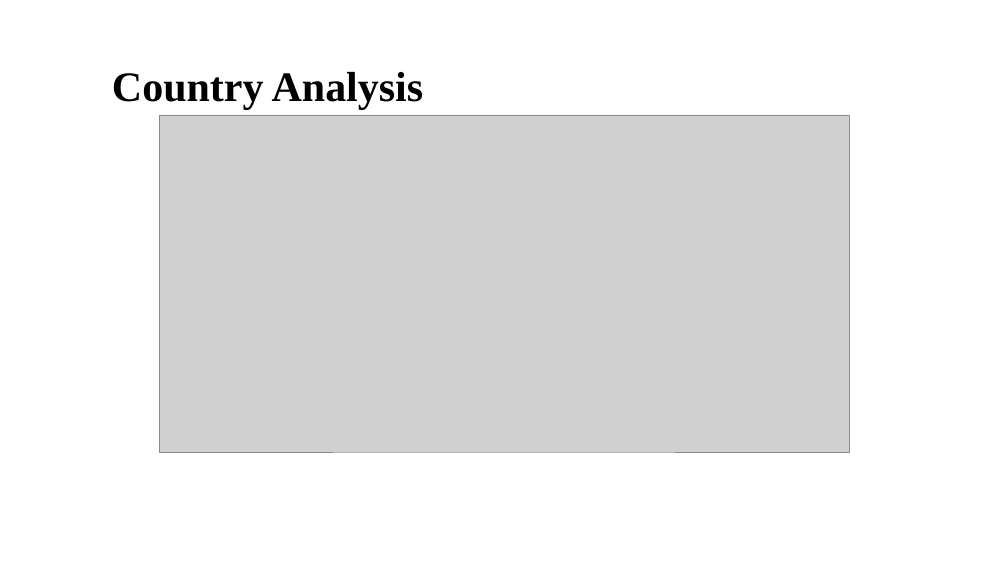
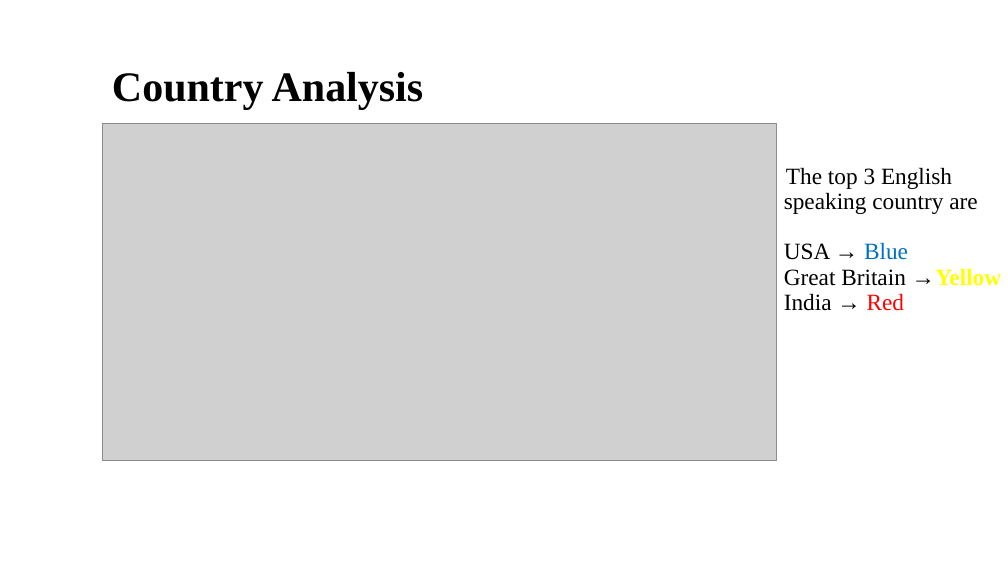
Before and after one commit to Bhumit-t/InvestmentCaseStuday, a slide deck: slide 8 of Spark Funds Presentation.pptx. Drawn at 1008x567 pixels with LibreOffice and Linux fonts; fonts in the diff are those of the drawing; grey boxes stand for pictures; background and template pictures are left out. Boxes give left, top, right and bottom in pixels: in the first picture for what was removed or moved away, otherwise in the second. Text is boxed around its words. In the diff, an @@ line names an element or a change of style, - is before the commit and + after.

```diff
--- a/Spark Funds Presentation.pptx
+++ b/Spark Funds Presentation.pptx
@@ picture: place and size @@
-picture at (159, 115, 849, 452)
+picture at (103, 124, 777, 461)
@@ text added at (784, 167, 1001, 311), 22.2 pt, text #000000 @@
+The top 3 English speaking country are
+USA → Blue
+Great Britain →Yellow
+India → Red
```
Also in this commit, not shown: 2 other slides changed.
